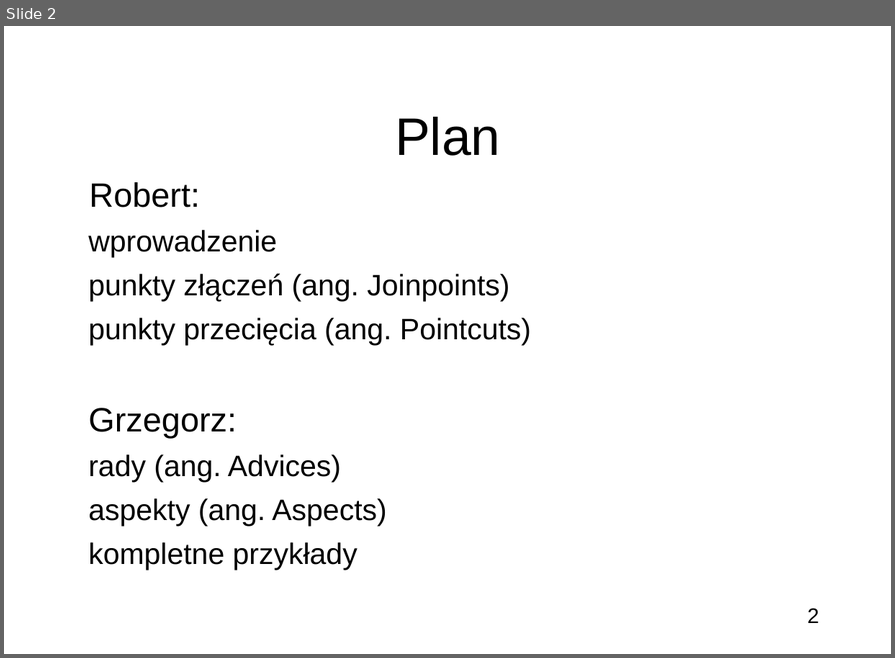
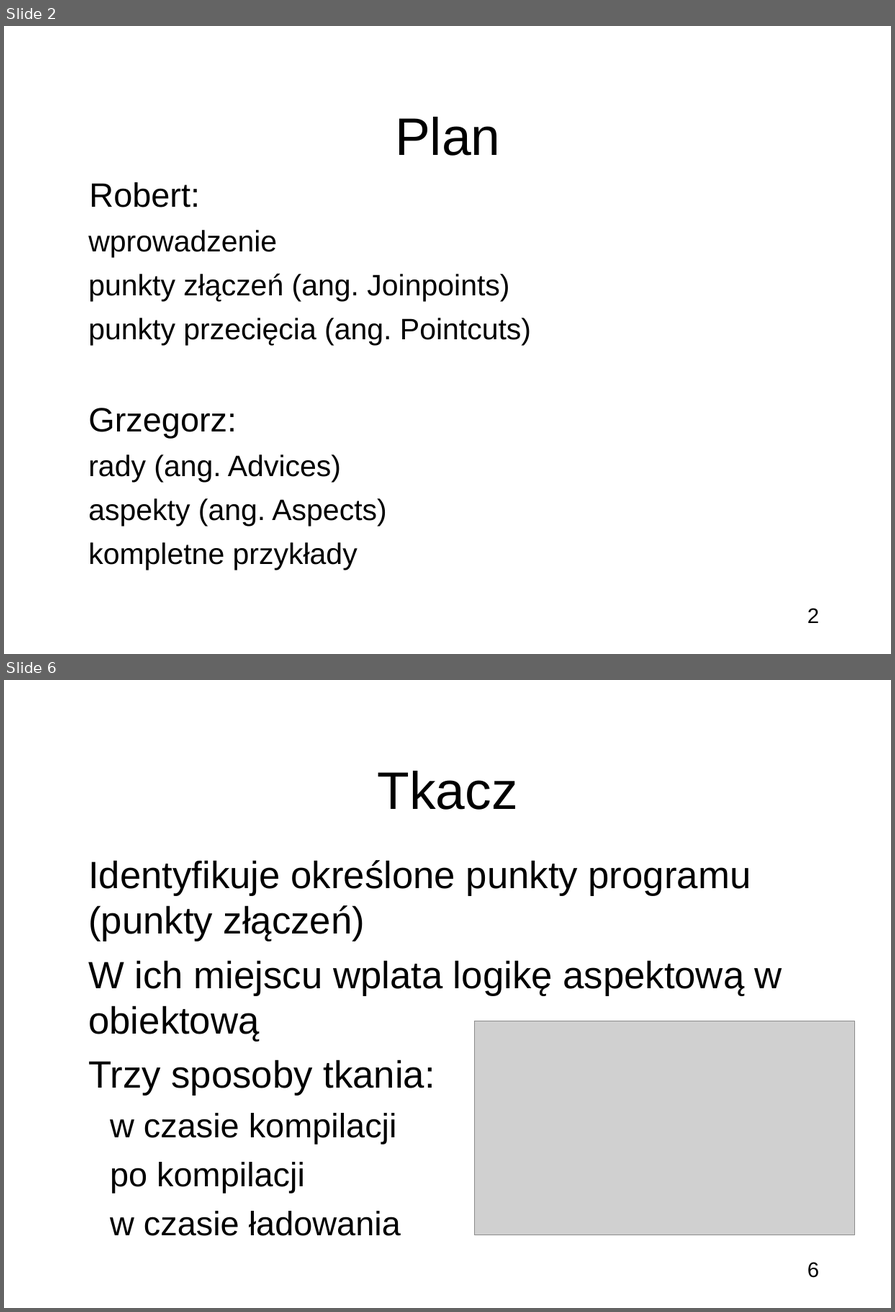
Before and after one commit to bercik/zti_seminar, a slide deck: prezentacja.odp. Shown one above the other, each under a label of ours: slide 2 before the commit, slides 2 and 6 after it; the slides between them are not shown. The pictures are 895x658 and 895x1312 pixels, drawn with LibreOffice and Linux fonts; fonts in the diff are those of the drawing; grey boxes stand for pictures; background and template pictures are left out. Boxes give left, top, right and bottom in pixels: in the first picture for what was removed or moved away, otherwise in the second. Text is boxed around its words. In the diff, an @@ line names an element or a change of style, - is before the commit and + after.

```diff
--- a/prezentacja.odp
+++ b/prezentacja.odp
@@ slide 6 added at [4, 680, 891, 1308], background picture (left out); not listed: 1 template element that a slide beside it also shows @@
@@ title added at [378, 771, 518, 810], 50 pt, text #000000 @@
+Tkacz
@@ subtitle added at [88, 860, 782, 1236], 36 pt, text #000000 @@
+● Identyfikuje określone punkty programu (punkty złączeń)
+● W ich miejscu wplata logikę aspektową w obiektową
+● Trzy sposoby tkania:
+1) w czasie kompilacji
+2) po kompilacji
+3) w czasie ładowania
@@ picture added at [475, 1021, 854, 1234] @@
```
Also in this commit, not shown: 5 other slides added, 2 slides removed.
